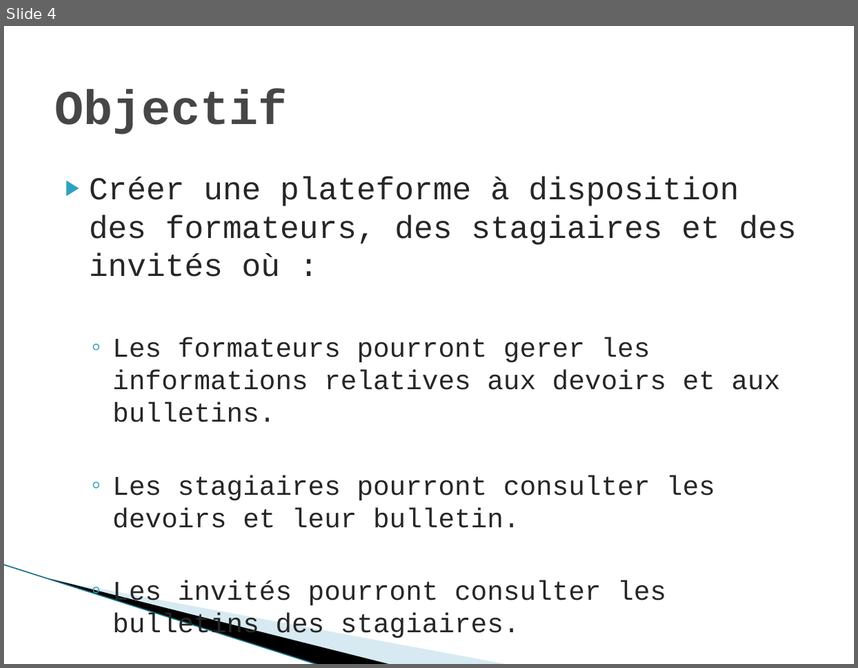
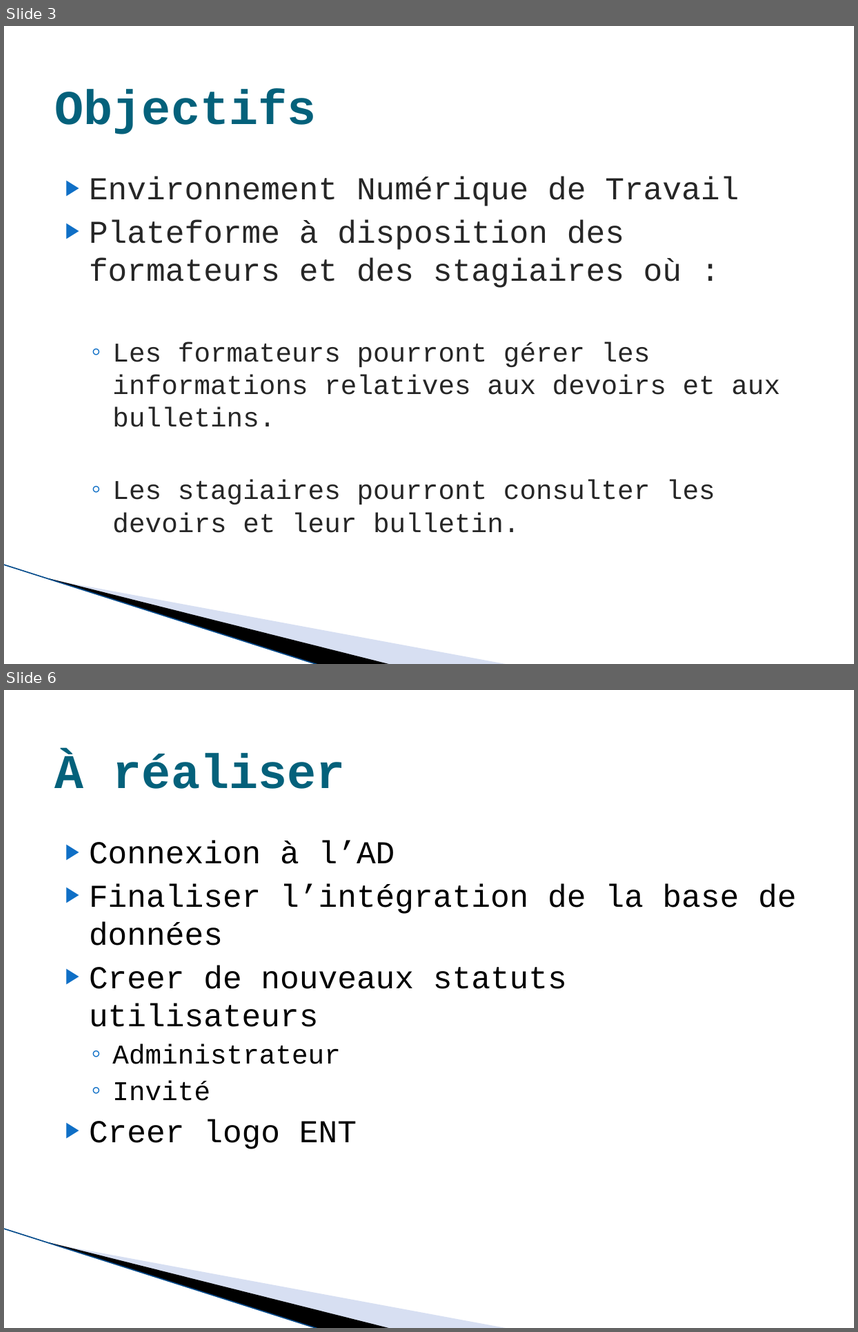
Before and after one commit to imie-source/ENT-IMIE, a slide deck: doc/Projet ENT.pptx. Shown one above the other, each under a label of ours: slide 4 before the commit, slides 3 and 6 after it; the slides between them are not shown. The pictures are 858x668 and 858x1332 pixels, drawn with LibreOffice and Linux fonts; fonts in the diff are those of the drawing; background and template pictures are left out. Boxes give left, top, right and bottom in pixels: in the first picture for what was removed or moved away, otherwise in the second. Text is boxed around its words. In the diff, an @@ line names an element or a change of style, - is before the commit and + after.

```diff
--- a/doc/Projet ENT.pptx
+++ b/doc/Projet ENT.pptx
@@ slide 6 added at (x1=4, y1=690, x2=854, y2=1328), background #FFFFFF; not listed: 3 template elements that a slide beside it also shows @@
@@ title added at (x1=55, y1=753, x2=346, y2=789), 41 pt, text #04617B, bold @@
+À réaliser
@@ text added at (x1=89, y1=840, x2=796, y2=1149), 27 pt, text #000000 @@
+▶ Connexion à l’AD
+▶ Finaliser l’intégration de la base de données
+▶ Creer de nouveaux statuts utilisateurs
+  ◦ Administrateur
+  ◦ Invité
+▶ Creer logo ENT
@@ what was slide 4 is now slide 3 @@
@@ slide 3 changed as well @@
@@ title at (x1=55, y1=89, x2=317, y2=134): text changed; text colour #464646 to #04617B @@
-Objectif
+Objectifs
@@ text at (x1=89, y1=176, x2=780, y2=427): text changed; size 23 to 27 pt @@
-▶ Créer une plateforme à disposition des formateurs, des stagiaires et des invités où :
-  ◦ Les formateurs pourront gerer les informations relatives aux devoirs et aux bulletins.
+▶ Environnement Numérique de Travail
+▶ Plateforme à disposition des formateurs et des stagiaires où :
+  ◦ Les formateurs pourront gérer les informations relatives aux devoirs et aux bulletins.
@@ text at (x1=112, y1=479, x2=715, y2=532): bullet colour #2DA2BF to #0F6FC6 @@
@@ line (4, 564) - (319, 664): stroke #97C5D8 0.95 pt to #94ABDC 0.95 pt @@
@@ freeform shape at (x1=51, y1=579, x2=510, y2=664): fill #A0CBDC at 40% opacity to #9DB2E1 at 40% opacity @@
@@ text at (x1=112, y1=580, x2=666, y2=640): paragraph removed @@
-  ◦ Les invités pourront consulter les bulletins des stagiaires.
```
Also in this commit, not shown: 3 other slides changed, 2 other slides added, 3 slides removed.
